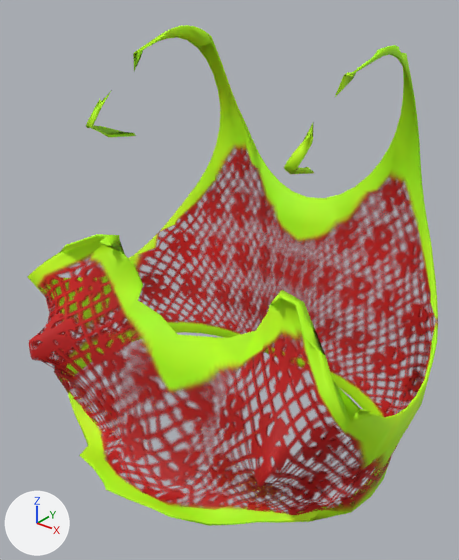
One commit to the glTF model public/models/studio/pieces/top_lace_bralette.glb: the scene before it, then after it.
The view is the same before and after, from a camera (50 mm lens) standing at (0.234, -0.322, 1.373) and looking at (0.009, -0.041, 1.198). The axes (+X, +Y, +Z) are drawn at lower left. The lights are the same throughout. The first picture is the older version. Both versions are drawn at full value of the shape key 'ChestFlat_Pos' of 'Outfit_top_lace_bralette'; the numbers are the values there. Vertices at exactly the same position are counted once.

The first picture shows 'Outfit_top_lace_bralette'.
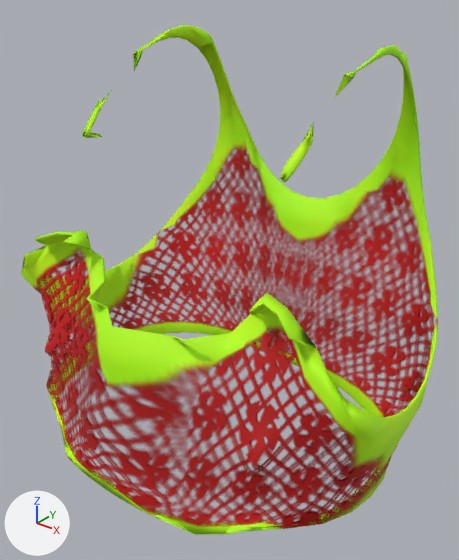
Location of each change, [x1, y1, x2, y2] in pixels of the pictures (459 x 560 px; the box of a moved part takes in the faces that stretch with it):
'Outfit_top_lace_bralette', reshaped: before [28, 25, 438, 526]; after [21, 25, 438, 535]
part 1 of me_piece_top_lace_bralette, moved or reshaped: before [28, 234, 398, 526]; after [21, 230, 398, 535]
part 2 of me_piece_top_lace_bralette, moved or reshaped: before [87, 125, 136, 137]; after [82, 125, 102, 138]
part 3 of me_piece_top_lace_bralette, moved or reshaped: before [296, 167, 306, 171]; after [289, 167, 295, 177]
part 4 of me_piece_top_lace_bralette, moved or reshaped: before [290, 169, 303, 174]; after [281, 167, 290, 182]
part 5 of me_piece_top_lace_bralette, moved or reshaped: before [293, 167, 314, 174]; after [284, 176, 290, 182]

The edits, one by one:
me_piece_top_lace_bralette is used by ob_outfit_top_lace_bralette; location (0.0, 0.0, 0.0).
me_piece_top_lace_bralette had 1406 vertices, 2804 faces and spanned x -0.134..0.134, y -0.146..0.068, z 1.082..1.34.
me_piece_top_lace_bralette now has 1406 vertices, 2804 faces and spans x -0.134..0.134, y -0.147..0.068, z 1.091..1.34.
me_piece_top_lace_bralette part 1: 690 of 1406 vertices moved; they spanned x -0.131..0.131, y -0.14..-0.062, z 1.082..1.219 and now span x -0.133..0.133, y -0.147..-0.079, z 1.091..1.227; mean shift (0.0, -0.007, 0.009); largest move (0.0, -0.082, 1.174) -> (0.0, -0.131, 1.202).
Part 2, on me_piece_top_lace_bralette:
Vertex 6 of me_piece_top_lace_bralette moves from (-0.074, -0.063, 1.287) at pixel (101, 126) to (-0.074, -0.078, 1.286) at pixel (83, 131).
Vertex 8 of me_piece_top_lace_bralette moves from (-0.067, -0.066, 1.283) at pixel (107, 135) to (-0.072, -0.08, 1.285) at pixel (83, 135).
Vertex 9 of me_piece_top_lace_bralette moves from (-0.067, -0.043, 1.28) to (-0.073, -0.079, 1.285) at pixel (82, 134).
Vertex 10 of me_piece_top_lace_bralette moves from (-0.074, -0.062, 1.286) at pixel (103, 127) to (-0.074, -0.076, 1.285).
Vertex 12 of me_piece_top_lace_bralette moves from (-0.066, -0.065, 1.282) at pixel (108, 137) to (-0.071, -0.079, 1.283) at pixel (85, 138).
Vertex 13 of me_piece_top_lace_bralette moves from (-0.068, -0.043, 1.278) at pixel (134, 136) to (-0.073, -0.079, 1.284) at pixel (83, 136).
Vertex 14 of me_piece_top_lace_bralette moves from (-0.064, -0.046, 1.281) at pixel (134, 132) to (-0.068, -0.07, 1.284) at pixel (100, 134).
Vertex 15 of me_piece_top_lace_bralette moves from (-0.067, -0.065, 1.284) at pixel (107, 134) to (-0.07, -0.078, 1.287) at pixel (86, 131).
Vertex 16 of me_piece_top_lace_bralette moves from (-0.069, -0.053, 1.283) at pixel (119, 131) to (-0.071, -0.08, 1.285) at pixel (83, 134).
Vertex 17 of me_piece_top_lace_bralette moves from (-0.063, -0.045, 1.28) at pixel (135, 135) to (-0.067, -0.069, 1.282) at pixel (102, 136).
Vertex 18 of me_piece_top_lace_bralette moves from (-0.066, -0.064, 1.282) at pixel (109, 135) to (-0.069, -0.077, 1.286) at pixel (89, 133).
Vertex 19 of me_piece_top_lace_bralette moves from (-0.068, -0.053, 1.282) to (-0.07, -0.08, 1.284) at pixel (85, 136).
me_piece_top_lace_bralette part 3: all 2 vertices in x 0.072..0.073, y -0.062..-0.06, z 1.285..1.286 are moved by (0.001, -0.016, 0.0).
me_piece_top_lace_bralette part 4: all 2 vertices in x 0.067, y -0.066..-0.065, z 1.283..1.285 are moved by (0.005, -0.013, 0.0).
me_piece_top_lace_bralette part 5: all 2 vertices in x 0.066, y -0.043..-0.042, z 1.278..1.28 are moved by (0.007, -0.037, 0.006).
Other edits to the shape of me_piece_top_lace_bralette do not show in these pictures.
